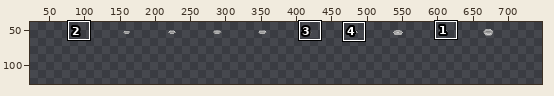
Pixel-art file, stored at Assets/Images/mouths.aseprite. Above, an overview of the earlier version with the close-up marked.
Close-up. Old version:
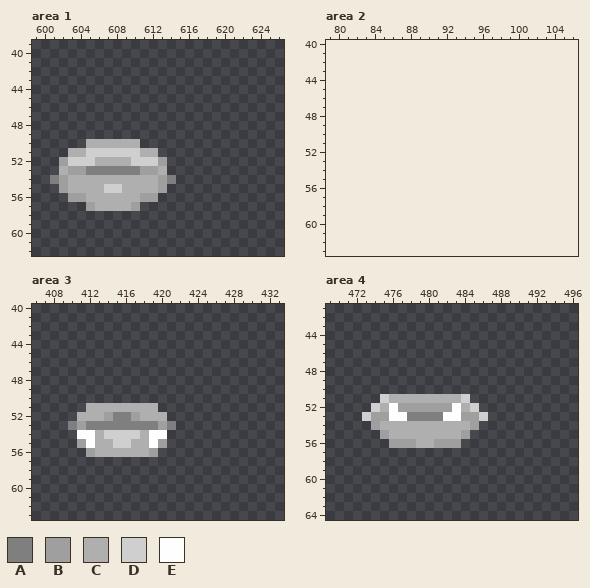
640x128 pixels, 1 frame. Shown: area 1: x 599..626, y 39..62; area 2: x 79..106, y 40..63; area 3: x 406..433, y 40..63; area 4: x 469..496, y 41..64. The old version is drawn lined up with the new one, on the new canvas. The wide view leaves out empty margins. The commit also changed other parts of the picture, which this record leaves out.
Visible layers, top first: "teeth", "top lip", "bottom lip".
Palette (. is transparent): A #7f7f7f  B #9f9f9f  C #afafaf  D #cfcfcf  E #fefefe
Pixels before, area 1, first column x 601:
50 ....CCCCCC....
51 ..CCDDDDDDCC..
52 .BDDDCCCCDDDB.
53 .CBBAAAAAABBC.
54 ABCCCCCCCCCCBA
55 .BCCCCDDCCCCB.
56 ..BBCCCCCCBB..
57 ....BCCCCB....
Pixels before, area 3, first column x 410:
51 ..CCCCCCCC..
52 .CCCBAABCCC.
53 ABAAAAAAAABA
54 .EECDDDDCEE.
55 .BECCDDCCEB.
56 ..BCCCCCCB..
Pixels before, area 4, first column x 473:
51 ..DCCCCCCCCD..
52 .DCEBBBBBBECD.
53 DBBEEAAAAEEBBD
54 .BCCCCCCCCCCB.
55 ..BCCCCCCCCB..
56 ...BBBCCBBB...
And afterwards:
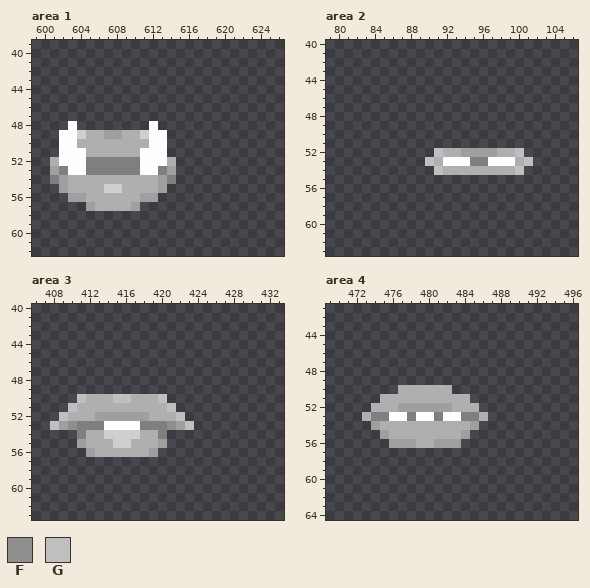
Colours new in this view: F #8f8f8f  G #bfbfbf
Change:
{"change": "canvas 640x128 -> 768x128, the old top-left corner now at 128,0"}
{"where": "area 1"}
{"y":48,"x":603,"old":".","new":"E"}
{"y":48,"x":612,"old":".","new":"E"}
{"y":49,"x":602,"old":"............","new":"EEDCCBBCCDEE"}
{"y":50,"x":602,"old":"...","new":"EEC"}
{"y":50,"x":611,"old":"...","new":"CEE"}
{"y":51,"x":602,"old":".CCDDDDDDCC.","new":"EEECCCCCCEEE"}
{"y":52,"x":601,"old":".BDDDCCCCDDDB.","new":"CEEEAAAAAAEEEC"}
{"y":53,"x":601,"old":".CBB","new":"BAEE"}
{"y":53,"x":611,"old":"BBC.","new":"EEAB"}
{"where": "area 2"}
{"y":52,"x":91,"old":"..........","new":"GCCBBBBCCG"}
{"y":53,"x":90,"old":"............","new":"GCEEEAAEEECG"}
{"y":54,"x":91,"old":"..........","new":"GCCCCCCCCG"}
{"where": "area 3"}
{"y":50,"x":411,"old":"..........","new":"GCCCGGCCCG"}
{"y":51,"x":410,"old":"..","new":"GC"}
{"y":51,"x":420,"old":"..","new":"CG"}
{"y":52,"x":409,"old":"..","new":"GC"}
{"y":52,"x":413,"old":"C","new":"B"}
{"y":52,"x":415,"old":"AA","new":"BB"}
{"y":52,"x":418,"old":"C","new":"B"}
{"y":52,"x":421,"old":"..","new":"CG"}
{"y":53,"x":408,"old":"..AB","new":"GBFA"}
{"y":53,"x":414,"old":"AAAA","new":"EEEE"}
{"y":53,"x":420,"old":"BA..","new":"AFBG"}
{"y":54,"x":411,"old":"EE","new":"AC"}
{"y":54,"x":419,"old":"EE","new":"CA"}
{"y":55,"x":412,"old":"E","new":"C"}
{"y":55,"x":419,"old":"E","new":"C"}
{"where": "area 4"}
{"y":50,"x":477,"old":"......","new":"CCCCCC"}
{"y":51,"x":475,"old":"D","new":"C"}
{"y":51,"x":484,"old":"D","new":"C"}
{"y":52,"x":474,"old":"D","new":"C"}
{"y":52,"x":476,"old":"E","new":"C"}
{"y":52,"x":483,"old":"E","new":"C"}
{"y":52,"x":485,"old":"D","new":"C"}
{"y":53,"x":473,"old":"DBB","new":"CAA"}
{"y":53,"x":479,"old":"AA","new":"EE"}
{"y":53,"x":484,"old":"BBD","new":"AAC"}
{"label":"changed","picture_box":[50,121,176,175]}
{"label":"added","picture_box":[425,148,533,175]}
{"label":"changed","picture_box":[50,394,194,448]}
{"label":"changed","picture_box":[362,385,488,421]}
